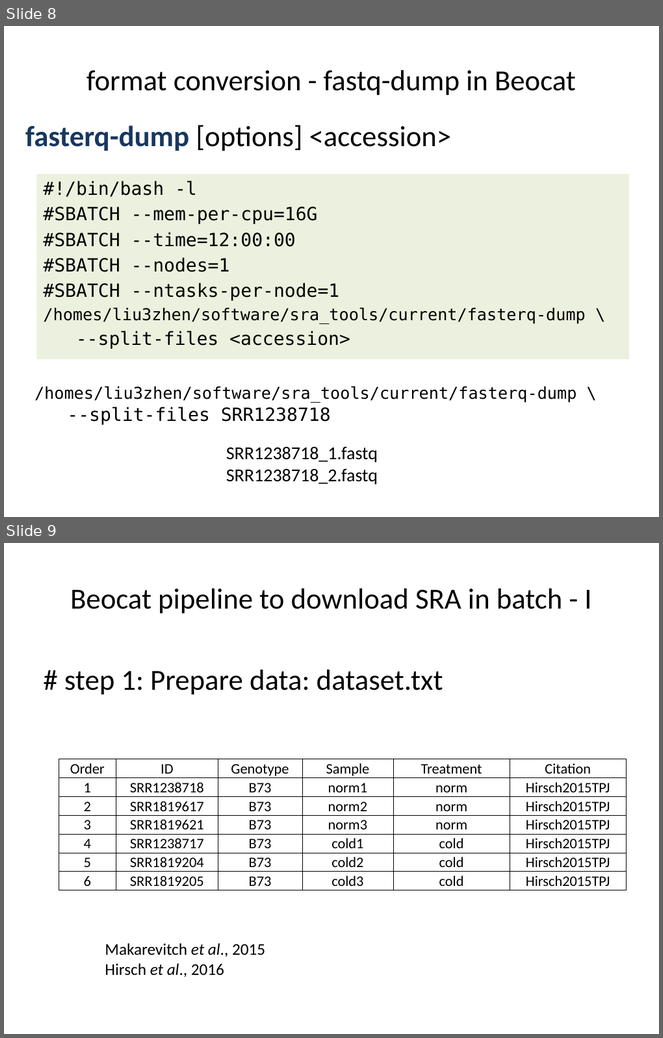
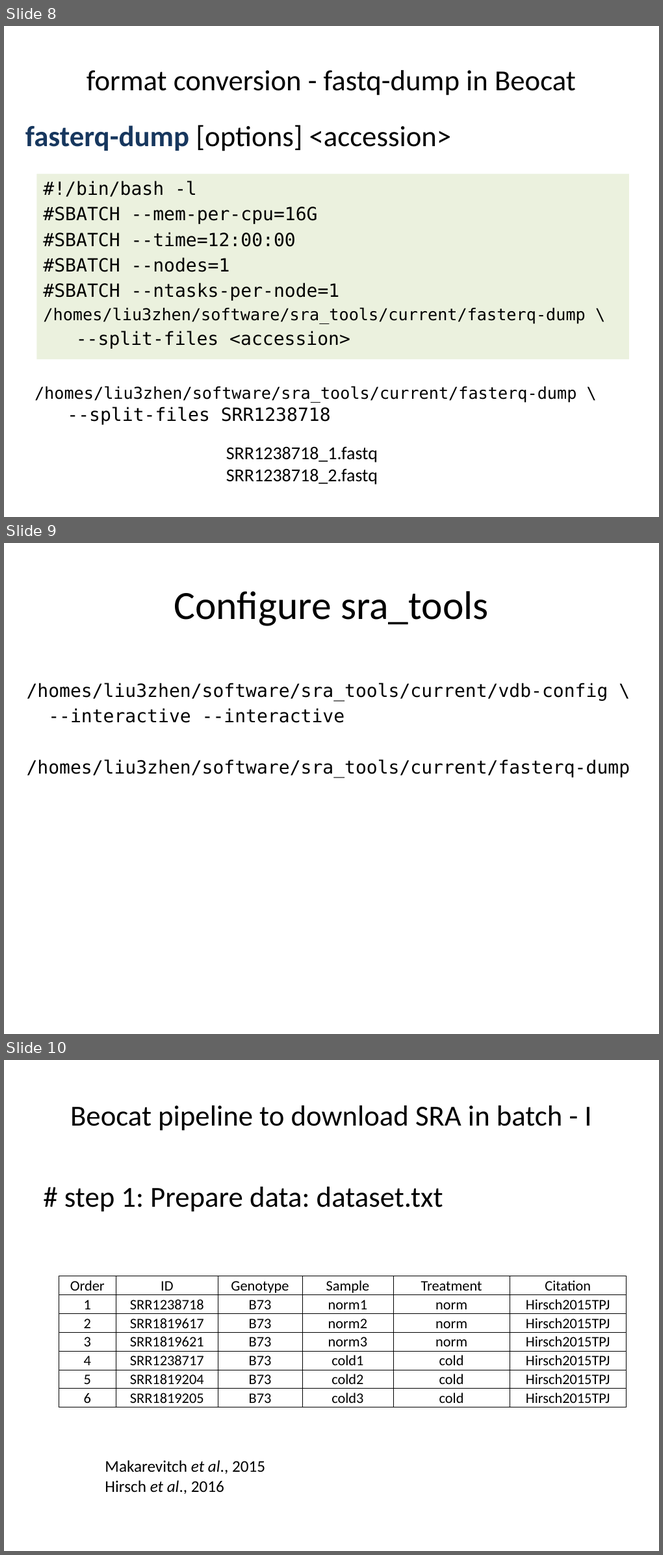
Before and after one commit to liu3zhenlab/teaching, a slide deck: PLPTH813Bioinformatis/2021/inclassProjects/lecture02_in-class-project/RNA-Seq/inclass02_DE.pptx. Shown one above the other, each under a label of ours: slides 8 and 9 before the commit, slides 8, 9 and 10 after it. The pictures are 663x1038 and 663x1555 pixels, drawn with LibreOffice and Linux fonts; fonts in the diff are those of the drawing. Boxes give left, top, right and bottom in pixels: in the first picture for what was removed or moved away, otherwise in the second. Text is boxed around its words. In the diff, an @@ line names an element or a change of style, - is before the commit and + after.

```diff
--- a/PLPTH813Bioinformatis/2021/inclassProjects/lecture02_in-class-project/RNA-Seq/inclass02_DE.pptx
+++ b/PLPTH813Bioinformatis/2021/inclassProjects/lecture02_in-class-project/RNA-Seq/inclass02_DE.pptx
@@ slide 9 added at <box>4,543,659,1034</box>, background #FFFFFF @@
@@ title added at <box>174,591,489,626</box>, 44 pt, text #000000 @@
+Configure sra_tools
@@ text added at <box>27,683,631,778</box>, 20 pt, text #000000 @@
+/homes/liu3zhen/software/sra_tools/current/vdb-config \
+--interactive --interactive
+/homes/liu3zhen/software/sra_tools/current/fasterq-dump
@@ what was slide 9 is now slide 10 @@
```
Also in this commit, not shown: 7 slides changed, 1 other file.
